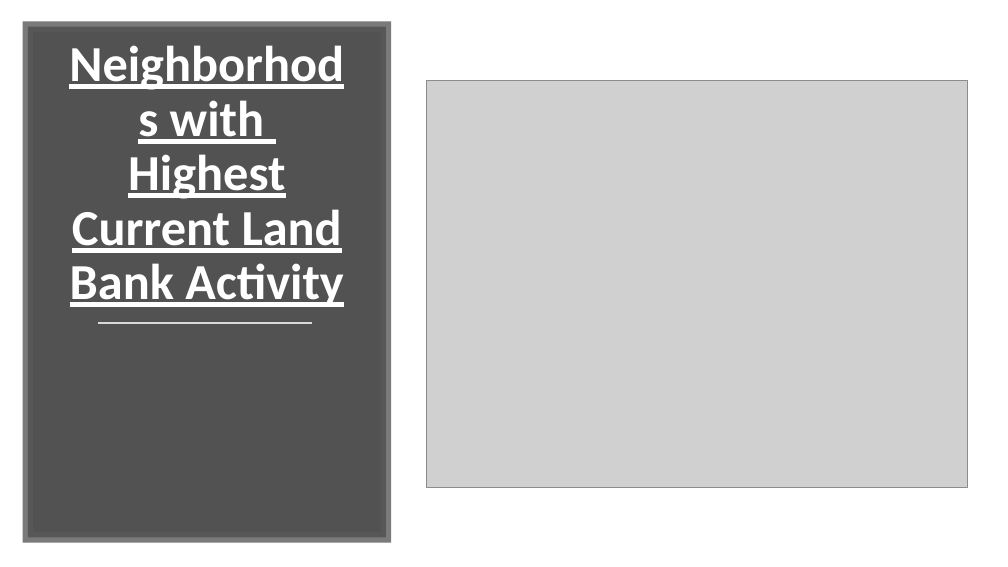
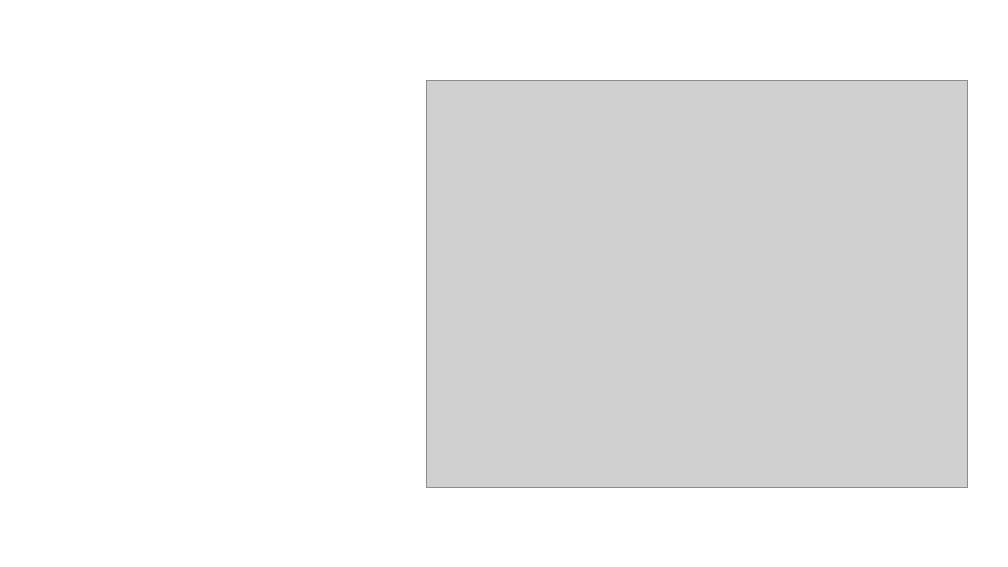
Before and after one commit to nicholasiii/GroupAssignement1, a slide deck: slide 10 of Group 2.pptx (slide 7 before the commit). Drawn at 1008x567 pixels with LibreOffice and Linux fonts; fonts in the diff are those of the drawing; grey boxes stand for pictures. Boxes give left, top, right and bottom in pixels: in the first picture for what was removed or moved away, otherwise in the second. Text is boxed around its words. In the diff, an @@ line names an element or a change of style, - is before the commit and + after.

```diff
--- a/Group 2.pptx
+++ b/Group 2.pptx
@@ rectangle removed at <box>28,26,386,538</box> @@
@@ line removed from (98, 324) to (312, 324) @@
```
Also in this commit, not shown: 2 other slides changed, 3 slides added, 4 slides removed, 4 other files.
